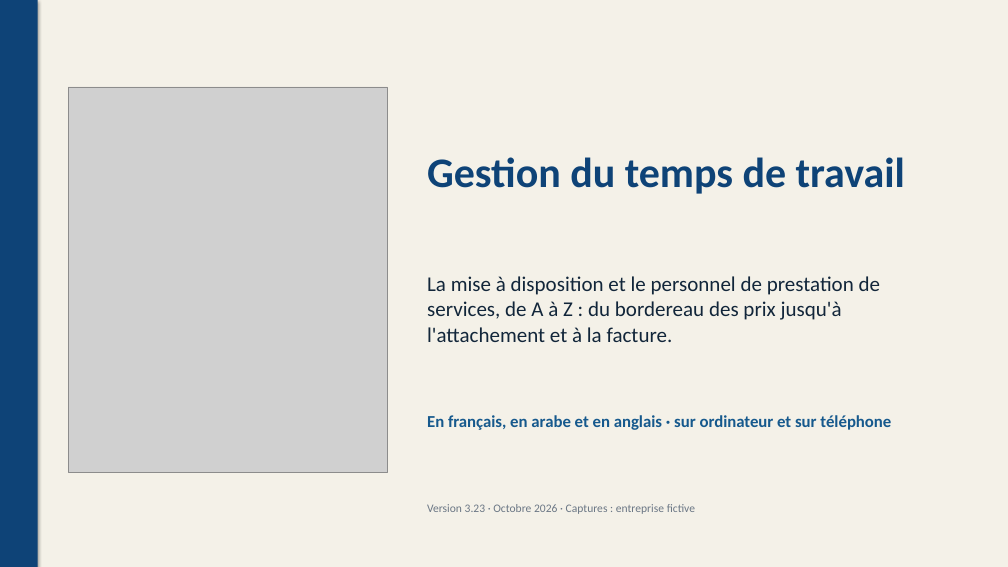
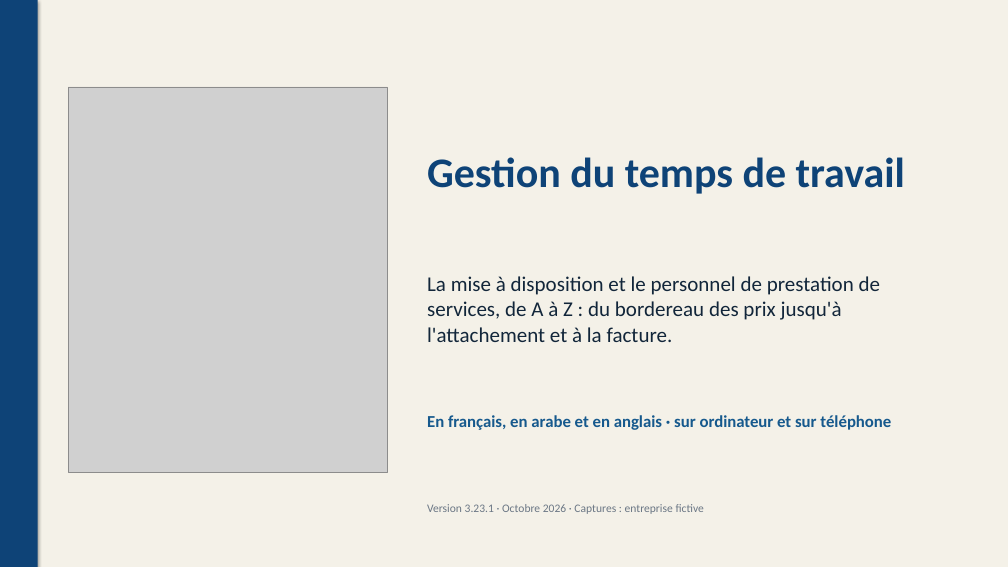
Before and after one commit to rayanem-dev/pointage-app, a slide deck: slide 1 of Kit-Sijil/Sijil-Presentation.pptx. Drawn at 1008x567 pixels with LibreOffice and Linux fonts; fonts in the diff are those of the drawing; grey boxes stand for pictures. Boxes give left, top, right and bottom in pixels: in the first picture for what was removed or moved away, otherwise in the second. Text is boxed around its words. In the diff, an @@ line names an element or a change of style, - is before the commit and + after.

```diff
--- a/Kit-Sijil/Sijil-Presentation.pptx
+++ b/Kit-Sijil/Sijil-Presentation.pptx
@@ text at [427, 504, 704, 514]: text changed @@
-Version 3.23 · Octobre 2026 · Captures : entreprise fictive
+Version 3.23.1 · Octobre 2026 · Captures : entreprise fictive
```
Also in this commit, not shown: 16 other files.
